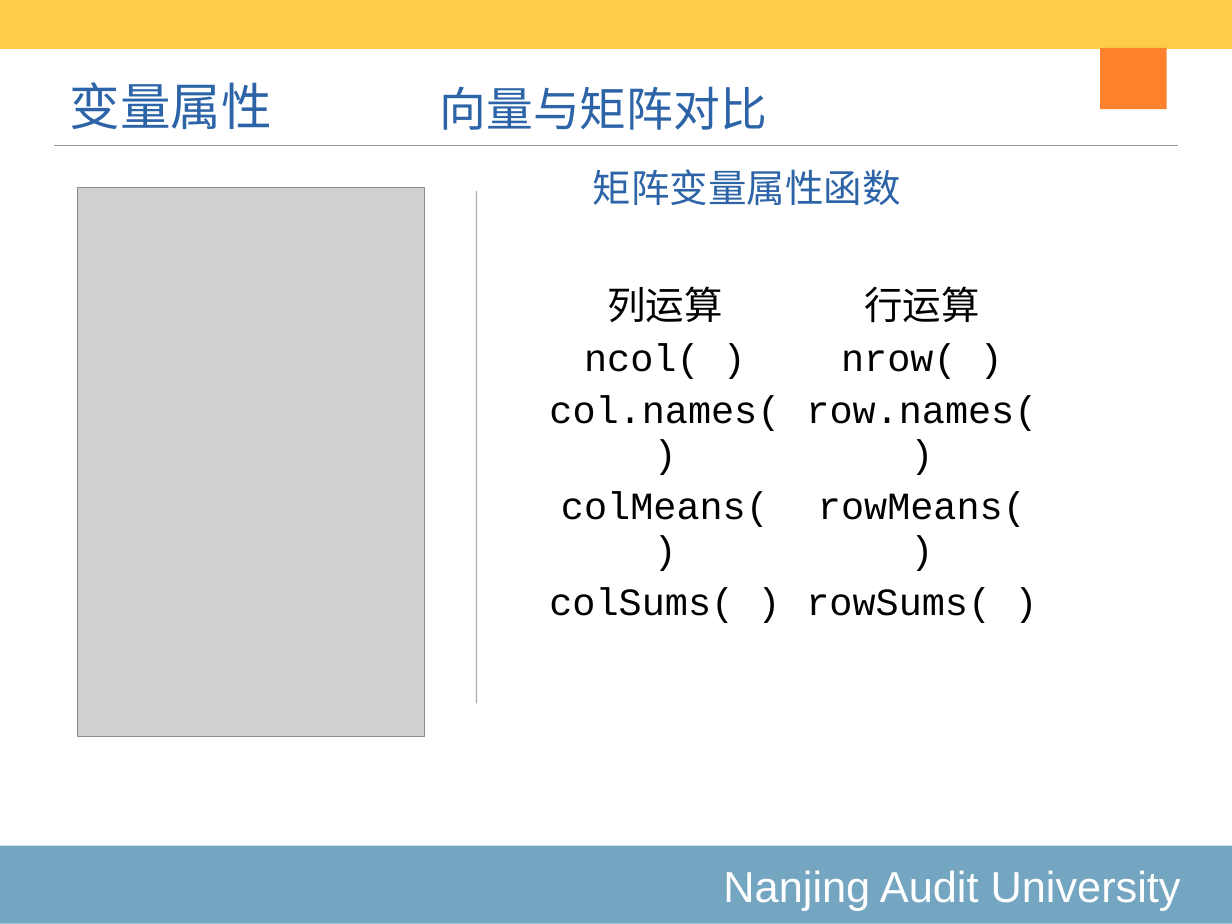
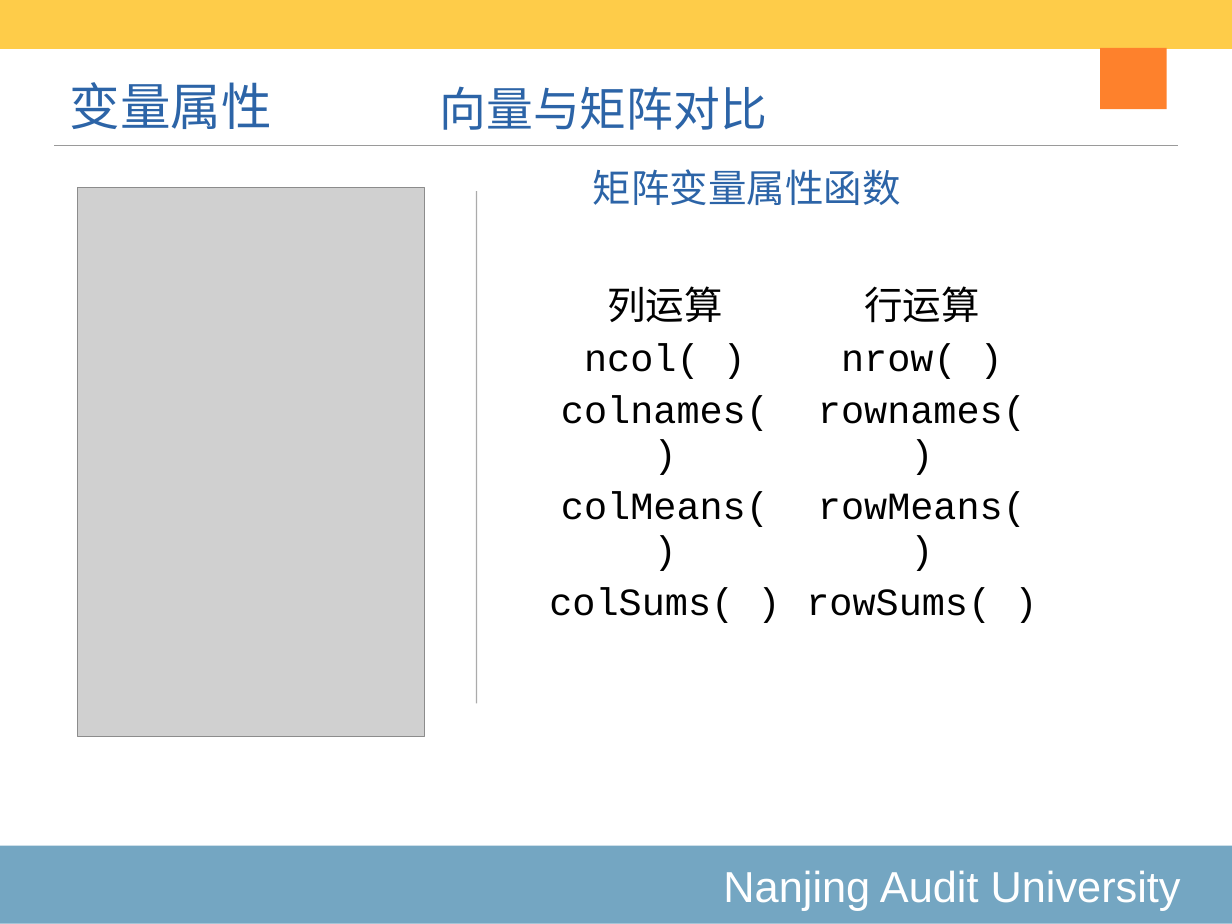
Before and after one commit to exoplanetX/DataAnalytics, a slide deck: slide 36 of 2020-2-基础数据结构.pptx. Drawn at 1232x924 pixels with LibreOffice and Linux fonts; fonts in the diff are those of the drawing; grey boxes stand for pictures. Boxes give left, top, right and bottom in pixels: in the first picture for what was removed or moved away, otherwise in the second. Text is boxed around its words. In the diff, an @@ line names an element or a change of style, - is before the commit and + after.

```diff
--- a/2020-2-基础数据结构.pptx
+++ b/2020-2-基础数据结构.pptx
@@ table at (536,270,1051,627) @@
-row 3, column 1: col.names( )
+row 3, column 1: colnames( )
-row 3, column 2: row.names( )
+row 3, column 2: rownames( )
```
Also in this commit, not shown: 2 other slides changed, 3 other files.
